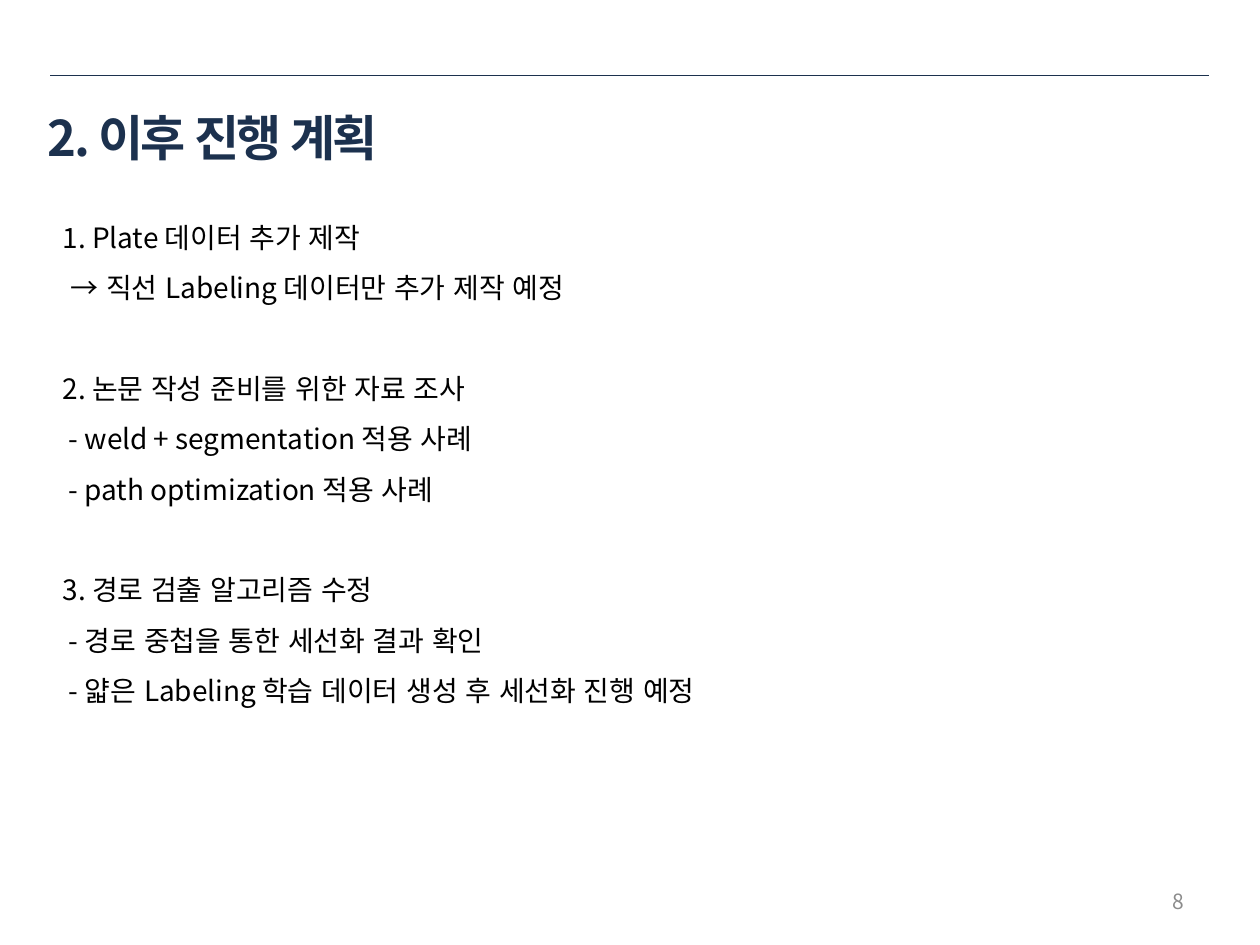
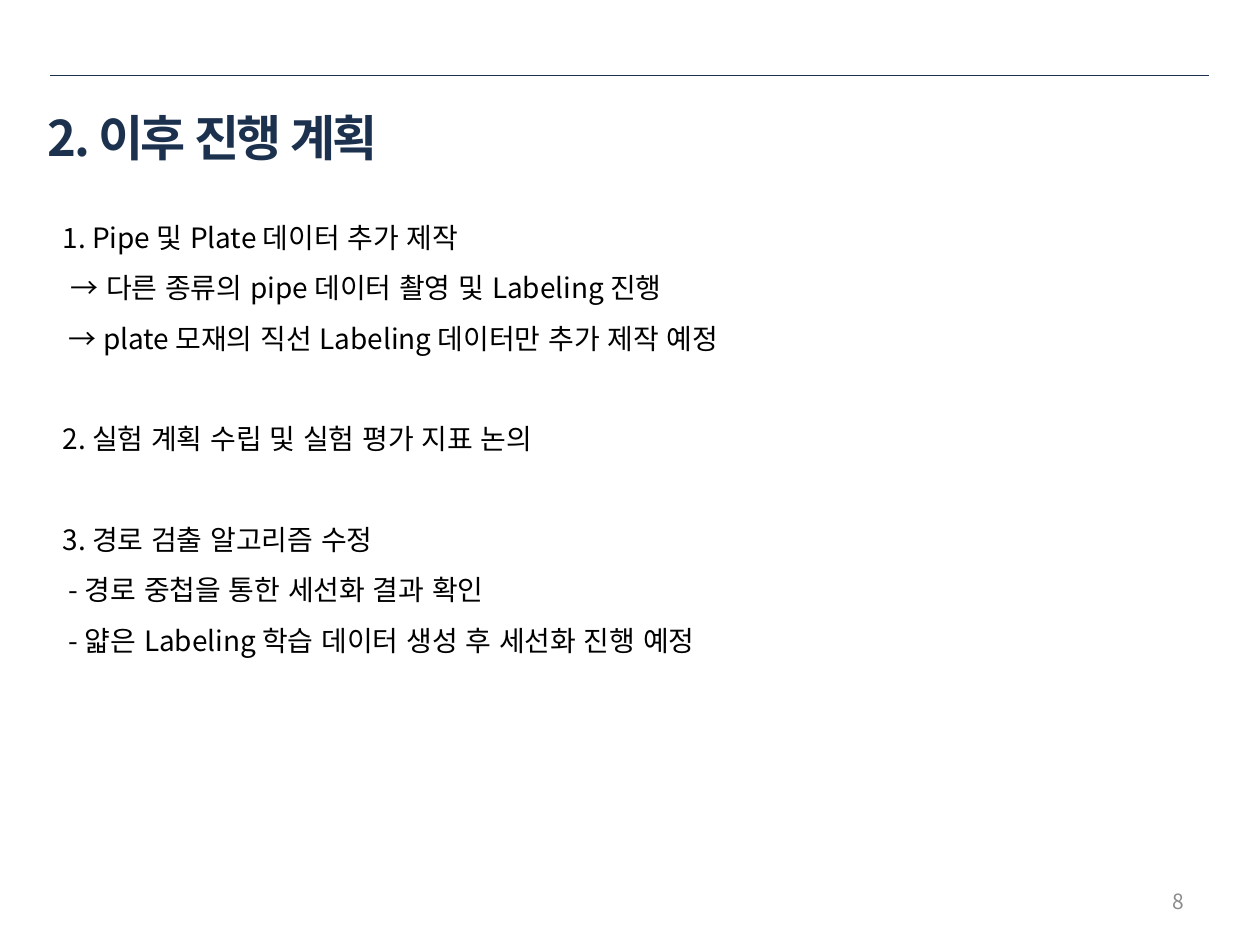
Before and after one commit to ssh6189/2022.03.05, a slide deck: slide 8 of 2022년 3월 5일 용접자동화로봇.pptx. Drawn at 1260x945 pixels with LibreOffice and Linux fonts; fonts in the diff are those of the drawing. Boxes give left, top, right and bottom in pixels: in the first picture for what was removed or moved away, otherwise in the second. Text is boxed around its words. In the diff, an @@ line names an element or a change of style, - is before the commit and + after.

```diff
--- a/2022년 3월 5일 용접자동화로봇.pptx
+++ b/2022년 3월 5일 용접자동화로봇.pptx
@@ text at <box>63,225,718,452</box>: text changed @@
-1. Plate 데이터 추가 제작
-→ 직선 Labeling 데이터만 추가 제작 예정
-2. 논문 작성 준비를 위한 자료 조사
-- weld + segmentation 적용 사례
-- path optimization 적용 사례
+1. Pipe 및 Plate 데이터 추가 제작
+→ 다른 종류의 pipe 데이터 촬영 및 Labeling 진행
+→ plate 모재의 직선 Labeling 데이터만 추가 제작 예정
+2. 실험 계획 수립 및 실험 평가 지표 논의
```
Also in this commit, not shown: 1 other slide changed, 8 slides added, 4 slides removed.
